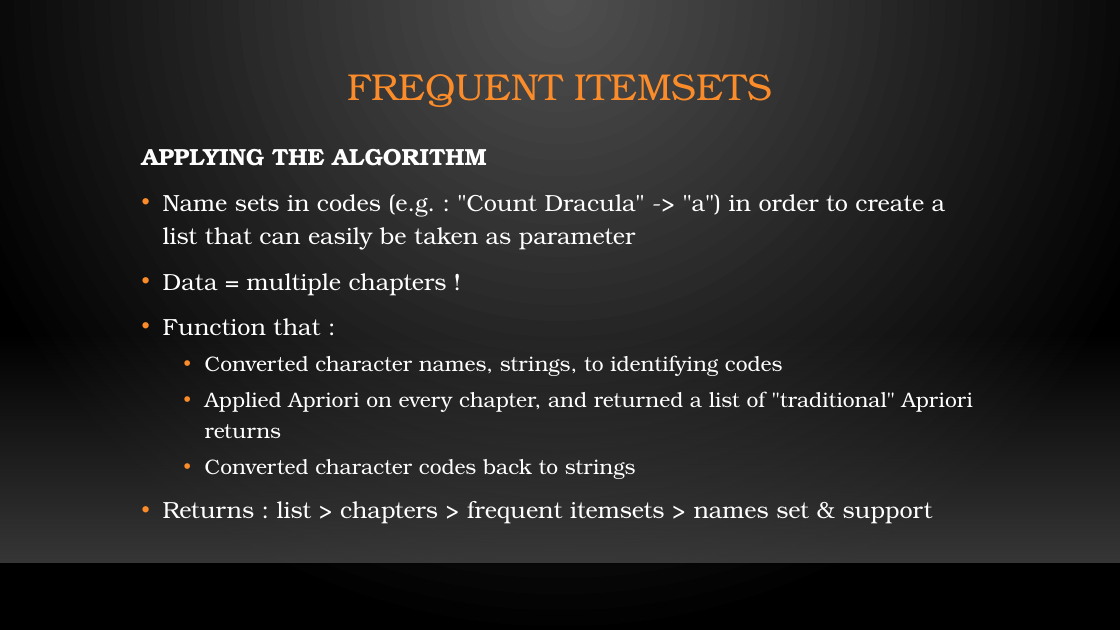
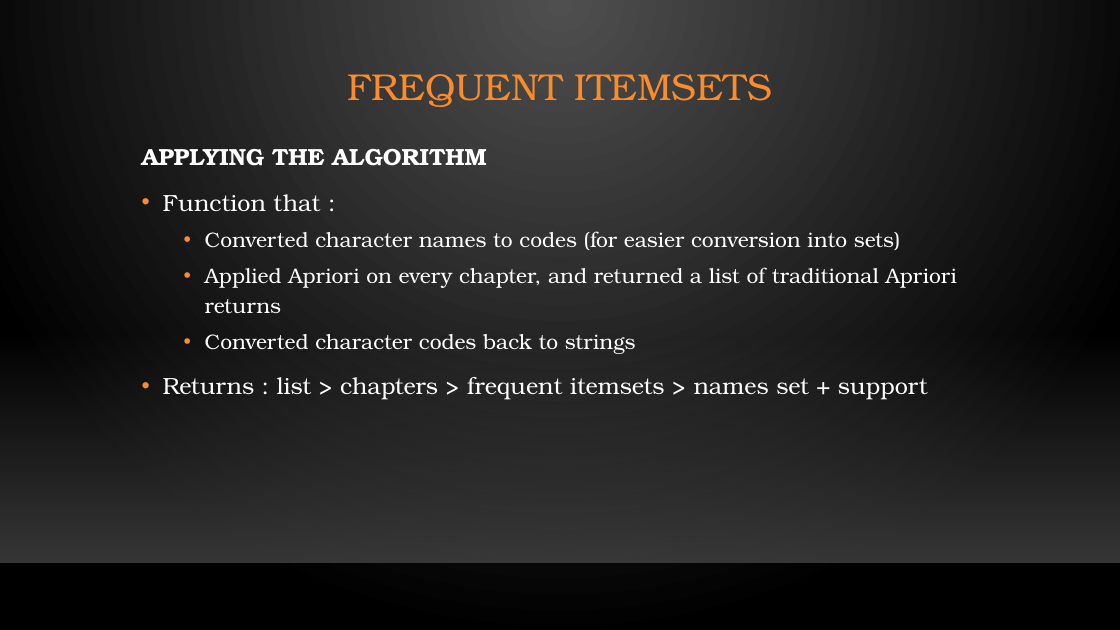
Before and after one commit to Lledune/DS-Project-Dracula, a slide deck: slide 12 of LINMA2472 PROJECT - GROUP 14 - SLIDES.pptx. Drawn at 1120x630 pixels with LibreOffice and Linux fonts; fonts in the diff are those of the drawing; background and template pictures are left out. Boxes give left, top, right and bottom in pixels: in the first picture for what was removed or moved away, otherwise in the second. Text is boxed around its words. In the diff, an @@ line names an element or a change of style, - is before the commit and + after.

```diff
--- a/LINMA2472 PROJECT - GROUP 14 - SLIDES.pptx
+++ b/LINMA2472 PROJECT - GROUP 14 - SLIDES.pptx
@@ text at box(163, 194, 946, 295): paragraphs removed @@
-• Name sets in codes (e.g. : "Count Dracula" -> "a") in order to create a list that can easily be taken as parameter
-• Data = multiple chapters !
@@ text at box(205, 231, 957, 313): text changed @@
-  • Converted character names, strings, to identifying codes
-  • Applied Apriori on every chapter, and returned a list of "traditional" Apriori returns
+  • Converted character names to codes (for easier conversion into sets)
+  • Applied Apriori on every chapter, and returned a list of traditional Apriori returns
@@ text at box(163, 377, 928, 400): text changed @@
-• Returns : list > chapters > frequent itemsets > names set & support
+• Returns : list > chapters > frequent itemsets > names set + support
```
Also in this commit, not shown: 4 other slides changed, 1 slide removed, 1 other file.
